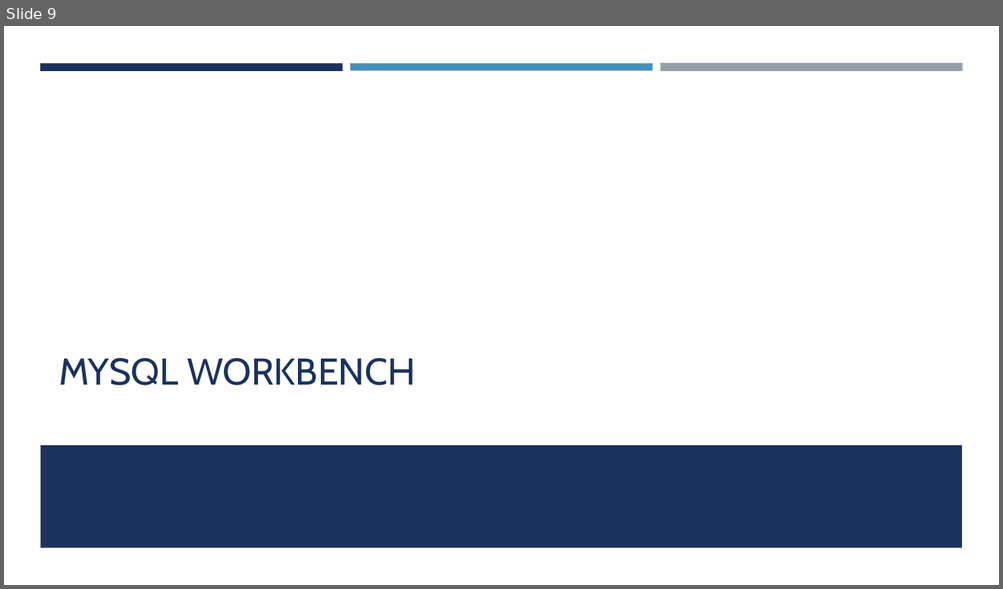
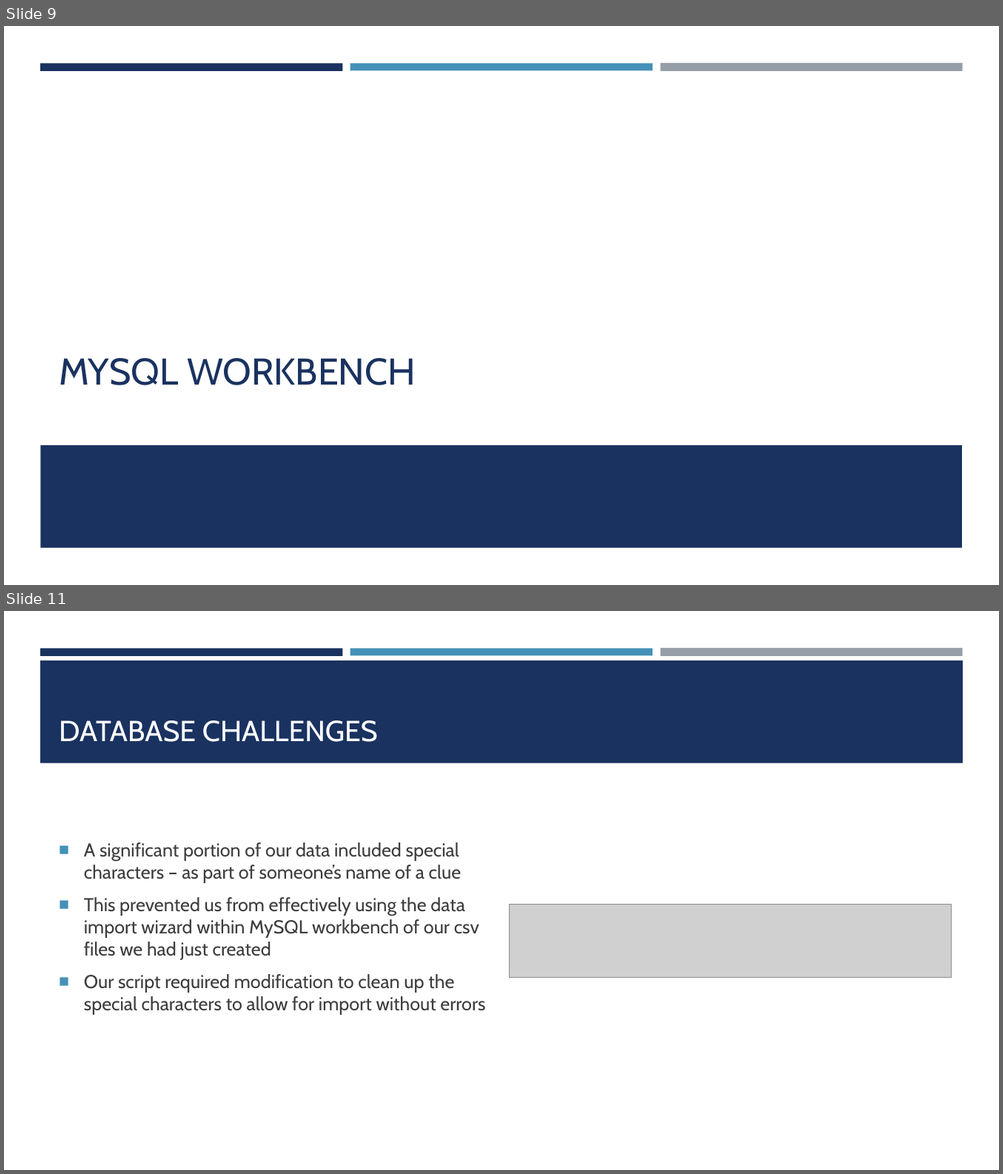
Before and after one commit to mattfarrow1/7330-term-project, a slide deck: docs/Analyzing_Jeopardy_Data.pptx. Shown one above the other, each under a label of ours: slide 9 before the commit, slides 9 and 11 after it; the slides between them are not shown. The pictures are 1003x589 and 1003x1174 pixels, drawn with LibreOffice and Linux fonts; fonts in the diff are those of the drawing; grey boxes stand for pictures. Boxes give left, top, right and bottom in pixels: in the first picture for what was removed or moved away, otherwise in the second. Text is boxed around its words. In the diff, an @@ line names an element or a change of style, - is before the commit and + after.

```diff
--- a/docs/Analyzing_Jeopardy_Data.pptx
+++ b/docs/Analyzing_Jeopardy_Data.pptx
@@ slide 11 added at bbox=[4, 611, 999, 1170], background #FFFFFF; not listed: 3 template elements that a slide beside it also shows @@
@@ rectangle added at bbox=[40, 661, 963, 763], fill #1A3260 @@
@@ title added at bbox=[59, 721, 378, 742], 28 pt, text #FFFFFF @@
+DATABASE CHALLENGES
@@ text added at bbox=[84, 843, 485, 1015], 18 pt, text #3D3D3D @@
+■ A significant portion of our data included special characters – as part of someone’s name of a clue
+■ This prevented us from effectively using the data import wizard within MySQL workbench of our csv files we had just created
+■ Our script required modification to clean up the special characters to allow for import without errors
@@ picture added at bbox=[509, 904, 951, 977] @@
```
Also in this commit, not shown: 7 slides changed, 3 other slides added, 3 slides removed.
